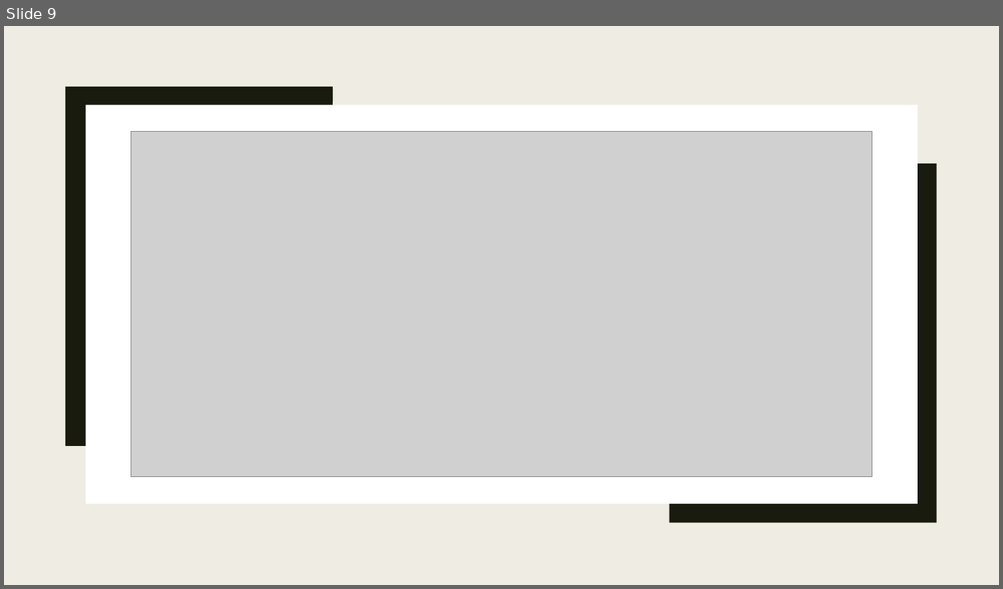
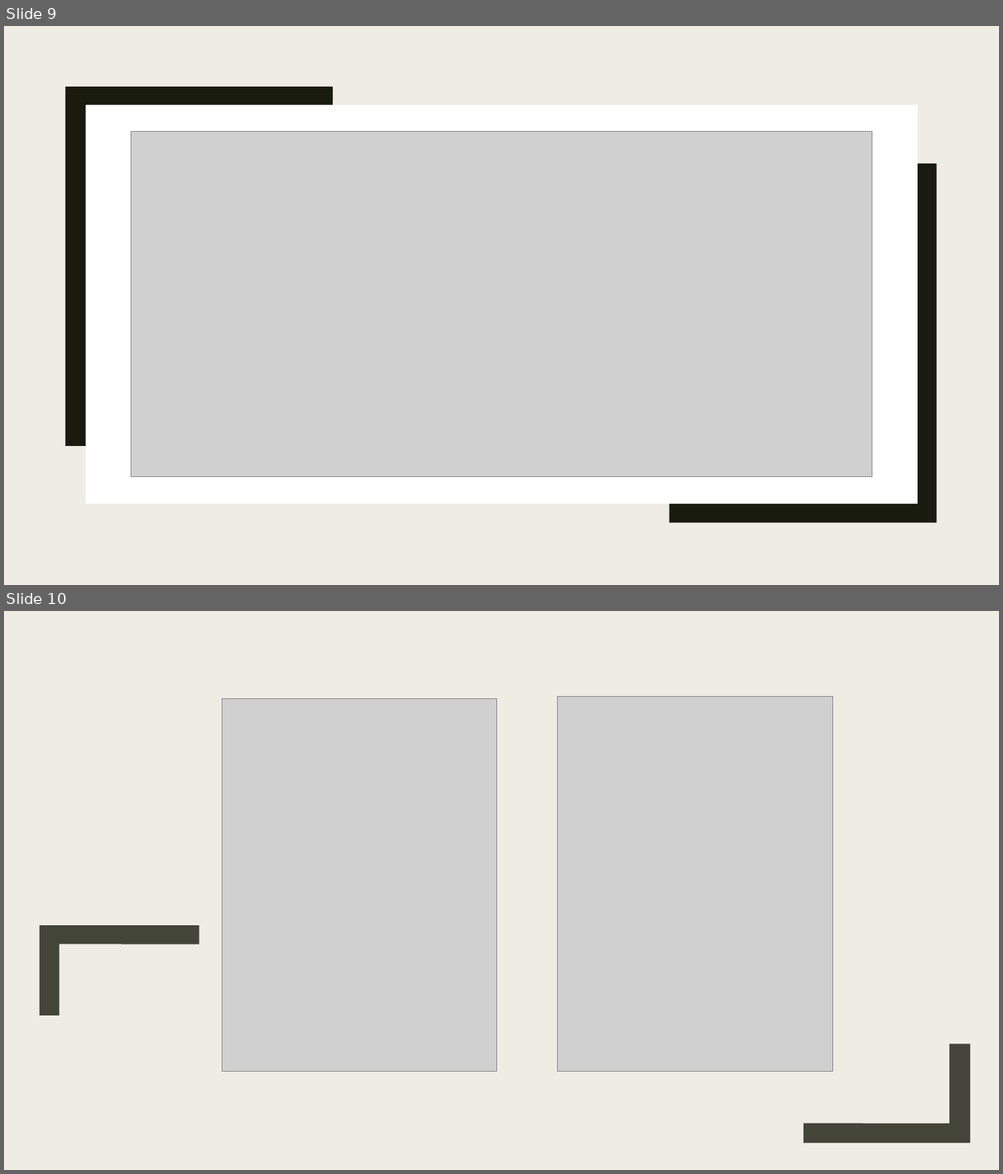
Before and after one commit to iFASHi44/Maturitn-projekt, a slide deck: Dokumenty/Prezentace aktuálního postupu.pptx. Shown one above the other, each under a label of ours: slide 9 before the commit, slides 9 and 10 after it. The pictures are 1003x589 and 1003x1174 pixels, drawn with LibreOffice and Linux fonts; fonts in the diff are those of the drawing; grey boxes stand for pictures. Boxes give left, top, right and bottom in pixels: in the first picture for what was removed or moved away, otherwise in the second. Text is boxed around its words. In the diff, an @@ line names an element or a change of style, - is before the commit and + after.

```diff
--- a/Dokumenty/Prezentace aktuálního postupu.pptx
+++ b/Dokumenty/Prezentace aktuálního postupu.pptx
@@ slide 10 added at (4,611,999,1170), background #EFEDE3 @@
@@ rectangle added at (4,611,999,1170), fill #EFEDE3 @@
@@ rectangle added at (42,611,62,1170), fill #191B0E @@
@@ picture added at (222,699,496,1071) @@
@@ picture added at (558,697,832,1071) @@
@@ freeform shape added at (40,925,199,1016), fill #191B0E at 80% opacity @@
@@ freeform shape added at (803,1045,970,1144), fill #191B0E at 80% opacity @@
```
Also in this commit, not shown: 1 other slide added.
